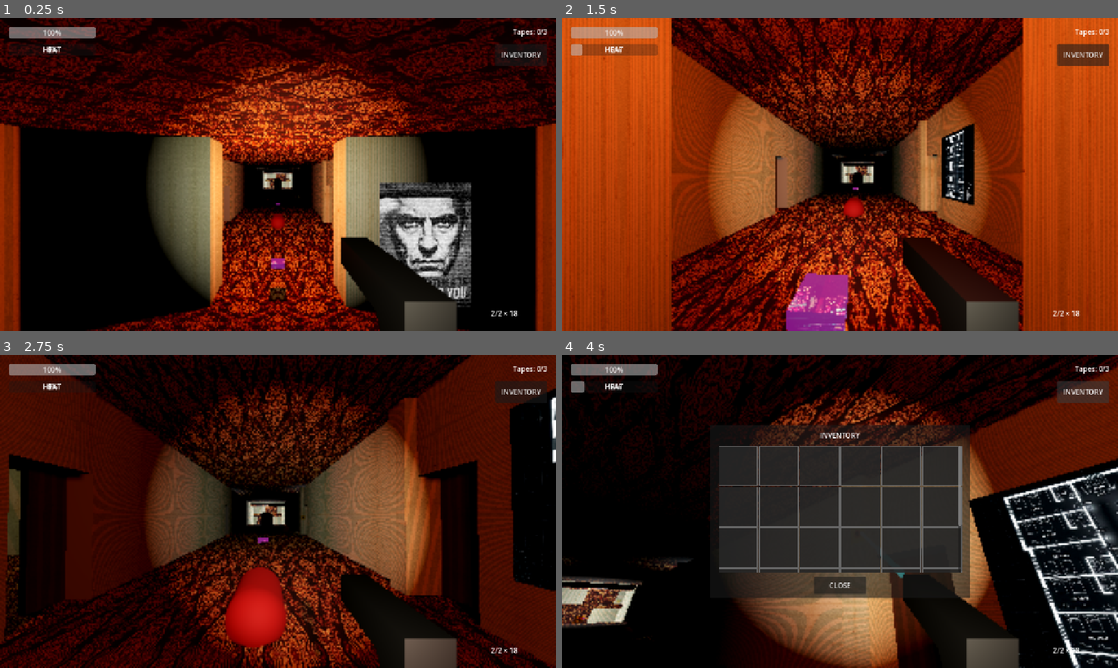
Above: before the commit, frames 1-4 (two rows, left to right).
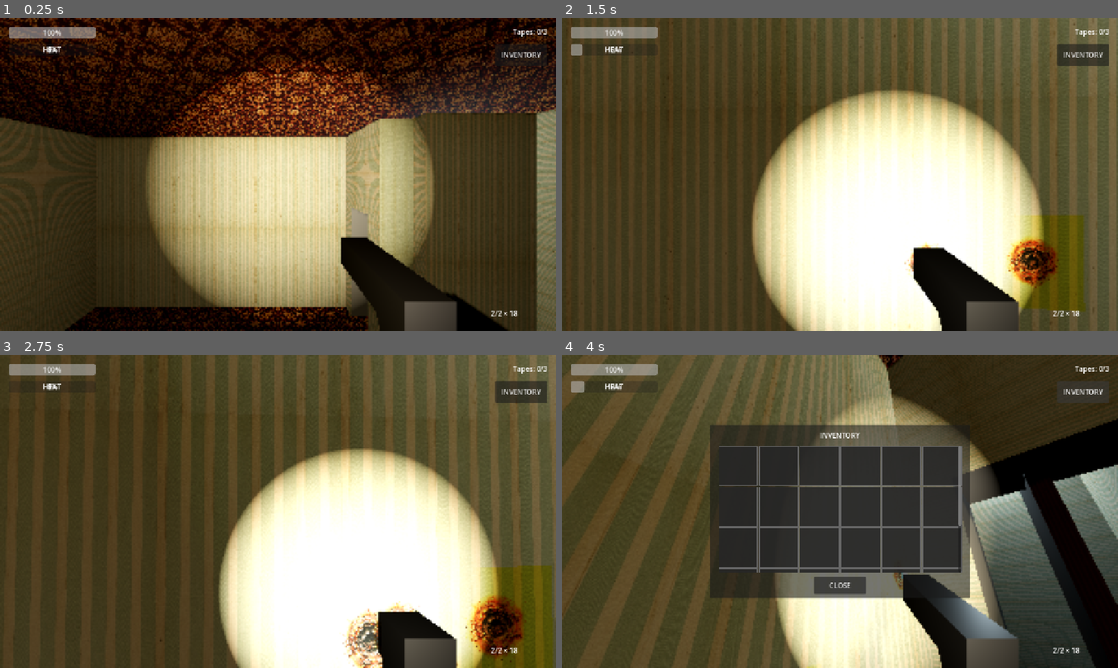
Above: after the commit, the same moments.

Repository: sergesvalov/alex_fight
Game: Godot game, scene res://scenes/levels/hotel_siberia/hotel_level.tscn
Two runs of this game, one before a commit and one after it. Both use one fixed random seed, a clock stepped at 60 frames per second and the inputs below.
Inputs (mouse positions are in pixels of both pictures, inside the frame that each line leads up to):
- Up to frame 1 (0.25 s): no input
- Up to frame 2 (1.5 s): move the mouse to (867, 174) at 0.52 s; hold Up (ui_up) from 0.53 s (still down); click (867, 174) at 0.6 s; move the mouse to (812, 174) at 1.27 s; click (812, 174) at 1.35 s
- Up to frame 3 (2.75 s): keep holding Up (ui_up); move the mouse to (289, 505) at 2.02 s; click (289, 505) at 2.1 s
- Up to frame 4 (4 s): move the mouse to (834, 517) at 2.77 s; click (834, 517) at 2.85 s; release Up (ui_up) at 3.5 s; click "INVENTORY" at 3.5 s

The runs differ from the first frame. In frame 1, 79% of the frame differs, in the area x 0-100%, y 0-100%; in frame 2, 98%; in frame 3, 94%; in frame 4, 74%.

Commit message:
Update hotel map geometry to 4th floor

Diff:
--- a/scenes/levels/hotel_siberia/hotel_level.tscn
+++ b/scenes/levels/hotel_siberia/hotel_level.tscn
@@ -187,7 +187,7 @@
 mesh = SubResource("BoxMesh_wall")
 
 [node name="CorridorFloor" type="StaticBody3D" parent="NavigationRegion3D/HotelGeometry"]
-transform = Transform3D(1, 0, 0, 0, 1, 0, 0, 0, 1, 0, 0, -25)
+transform = Transform3D(1, 0, 0, 0, 1, 0, 0, 0, 1, 0, 0, -45)
 collision_layer = 2
 
 [node name="CollisionShape3D" type="CollisionShape3D" parent="NavigationRegion3D/HotelGeometry/CorridorFloor"]
@@ -197,7 +197,7 @@
 mesh = SubResource("BoxMesh_corridor_floor")
 
 [node name="CorridorCeiling" type="StaticBody3D" parent="NavigationRegion3D/HotelGeometry"]
-transform = Transform3D(1, 0, 0, 0, 1, 0, 0, 0, 1, 0, 4.25, -25)
+transform = Transform3D(1, 0, 0, 0, 1, 0, 0, 0, 1, 0, 4.25, -45)
 collision_layer = 2
 
 [node name="CollisionShape3D" type="CollisionShape3D" parent="NavigationRegion3D/HotelGeometry/CorridorCeiling"]
@@ -205,63 +205,6 @@
 
 [node name="MeshInstance3D" type="MeshInstance3D" parent="NavigationRegion3D/HotelGeometry/CorridorCeiling"]
 mesh = SubResource("BoxMesh_corridor_floor")
-
-
-[node name="CorrWallW1" type="CSGBox3D" parent="NavigationRegion3D/HotelGeometry"]
-transform = Transform3D(1, 0, 0, 0, 1, 0, 0, 0, 1, -3.5, 2, -8)
-use_collision = true
-collision_layer = 2
-size = Vector3(1, 4, 6)
-material = SubResource("StandardMaterial3D_wall")
-
-[node name="CorrWallW2" type="CSGBox3D" parent="NavigationRegion3D/HotelGeometry"]
-transform = Transform3D(1, 0, 0, 0, 1, 0, 0, 0, 1, -3.5, 2, -18.75)
-use_collision = true
-collision_layer = 2
-size = Vector3(1, 4, 9.5)
-material = SubResource("StandardMaterial3D_wall")
-
-[node name="CorrWallW3" type="CSGBox3D" parent="NavigationRegion3D/HotelGeometry"]
-transform = Transform3D(1, 0, 0, 0, 1, 0, 0, 0, 1, -3.5, 2, -31.25)
-use_collision = true
-collision_layer = 2
-size = Vector3(1, 4, 9.5)
-material = SubResource("StandardMaterial3D_wall")
-
-[node name="CorrWallW4" type="CSGBox3D" parent="NavigationRegion3D/HotelGeometry"]
-transform = Transform3D(1, 0, 0, 0, 1, 0, 0, 0, 1, -3.5, 2, -42)
-use_collision = true
-collision_layer = 2
-size = Vector3(1, 4, 6)
-material = SubResource("StandardMaterial3D_wall")
-
-[node name="CorrWallE1" type="CSGBox3D" parent="NavigationRegion3D/HotelGeometry"]
-transform = Transform3D(1, 0, 0, 0, 1, 0, 0, 0, 1, 3.5, 2, -8)
-use_collision = true
-collision_layer = 2
-size = Vector3(1, 4, 6)
-material = SubResource("StandardMaterial3D_wall")
-
-[node name="CorrWallE2" type="CSGBox3D" parent="NavigationRegion3D/HotelGeometry"]
-transform = Transform3D(1, 0, 0, 0, 1, 0, 0, 0, 1, 3.5, 2, -18.75)
-use_collision = true
-collision_layer = 2
-size = Vector3(1, 4, 9.5)
-material = SubResource("StandardMaterial3D_wall")
-
-[node name="CorrWallE3" type="CSGBox3D" parent="NavigationRegion3D/HotelGeometry"]
-transform = Transform3D(1, 0, 0, 0, 1, 0, 0, 0, 1, 3.5, 2, -31.25)
-use_collision = true
-collision_layer = 2
-size = Vector3(1, 4, 9.5)
-material = SubResource("StandardMaterial3D_wall")
-
-[node name="CorrWallE4" type="CSGBox3D" parent="NavigationRegion3D/HotelGeometry"]
-transform = Transform3D(1, 0, 0, 0, 1, 0, 0, 0, 1, 3.5, 2, -39.75)
-use_collision = true
-collision_layer = 2
-size = Vector3(1, 4, 1.5)
-material = SubResource("StandardMaterial3D_wall")
 
 
 [node name="SideCorridorFloor" type="CSGBox3D" parent="NavigationRegion3D/HotelGeometry"]
@@ -329,26 +272,173 @@
 omni_range = 8.0
 
 
+[node name="Stairwell" parent="NavigationRegion3D/HotelGeometry" instance=ExtResource("stairwell")]
+transform = Transform3D(1, 0, 0, 0, 1, 0, 0, 0, 1, 0, 0, -45)
+
+[node name="CorrWallW1" type="CSGBox3D" parent="NavigationRegion3D/HotelGeometry"]
+transform = Transform3D(1, 0, 0, 0, 1, 0, 0, 0, 1, -3.5, 2, -8)
+use_collision = true
+collision_layer = 2
+size = Vector3(1, 4, 6)
+material = SubResource("StandardMaterial3D_wall")
+
+[node name="CorrWallW2" type="CSGBox3D" parent="NavigationRegion3D/HotelGeometry"]
+transform = Transform3D(1, 0, 0, 0, 1, 0, 0, 0, 1, -3.5, 2, -18.25)
+use_collision = true
+collision_layer = 2
+size = Vector3(1, 4, 10.5)
+material = SubResource("StandardMaterial3D_wall")
+
+[node name="CorrWallW3" type="CSGBox3D" parent="NavigationRegion3D/HotelGeometry"]
+transform = Transform3D(1, 0, 0, 0, 1, 0, 0, 0, 1, -3.5, 2, -30.75)
+use_collision = true
+collision_layer = 2
+size = Vector3(1, 4, 10.5)
+material = SubResource("StandardMaterial3D_wall")
+
+[node name="CorrWallW4" type="CSGBox3D" parent="NavigationRegion3D/HotelGeometry"]
+transform = Transform3D(1, 0, 0, 0, 1, 0, 0, 0, 1, -3.5, 2, -43.25)
+use_collision = true
+collision_layer = 2
+size = Vector3(1, 4, 10.5)
+material = SubResource("StandardMaterial3D_wall")
+
+[node name="CorrWallW5" type="CSGBox3D" parent="NavigationRegion3D/HotelGeometry"]
+transform = Transform3D(1, 0, 0, 0, 1, 0, 0, 0, 1, -3.5, 2, -55.75)
+use_collision = true
+collision_layer = 2
+size = Vector3(1, 4, 10.5)
+material = SubResource("StandardMaterial3D_wall")
+
+[node name="CorrWallW6" type="CSGBox3D" parent="NavigationRegion3D/HotelGeometry"]
+transform = Transform3D(1, 0, 0, 0, 1, 0, 0, 0, 1, -3.5, 2, -68.25)
+use_collision = true
+collision_layer = 2
+size = Vector3(1, 4, 10.5)
+material = SubResource("StandardMaterial3D_wall")
+
+[node name="CorrWallW7" type="CSGBox3D" parent="NavigationRegion3D/HotelGeometry"]
+transform = Transform3D(1, 0, 0, 0, 1, 0, 0, 0, 1, -3.5, 2, -80.25)
+use_collision = true
+collision_layer = 2
+size = Vector3(1, 4, 9.5)
+material = SubResource("StandardMaterial3D_wall")
+
+[node name="CorrWallE1" type="CSGBox3D" parent="NavigationRegion3D/HotelGeometry"]
+transform = Transform3D(1, 0, 0, 0, 1, 0, 0, 0, 1, 3.5, 2, -7.5)
+use_collision = true
+collision_layer = 2
+size = Vector3(1, 4, 5)
+material = SubResource("StandardMaterial3D_wall")
+
+[node name="CorrWallE2" type="CSGBox3D" parent="NavigationRegion3D/HotelGeometry"]
+transform = Transform3D(1, 0, 0, 0, 1, 0, 0, 0, 1, 3.5, 2, -15)
+use_collision = true
+collision_layer = 2
+size = Vector3(1, 4, 6)
+material = SubResource("StandardMaterial3D_wall")
+
+[node name="CorrWallE3" type="CSGBox3D" parent="NavigationRegion3D/HotelGeometry"]
+transform = Transform3D(1, 0, 0, 0, 1, 0, 0, 0, 1, 3.5, 2, -23)
+use_collision = true
+collision_layer = 2
+size = Vector3(1, 4, 6)
+material = SubResource("StandardMaterial3D_wall")
+
+[node name="CorrWallE4" type="CSGBox3D" parent="NavigationRegion3D/HotelGeometry"]
+transform = Transform3D(1, 0, 0, 0, 1, 0, 0, 0, 1, 3.5, 2, -31)
+use_collision = true
+collision_layer = 2
+size = Vector3(1, 4, 6)
+material = SubResource("StandardMaterial3D_wall")
+
+[node name="CorrWallE5" type="CSGBox3D" parent="NavigationRegion3D/HotelGeometry"]
+transform = Transform3D(1, 0, 0, 0, 1, 0, 0, 0, 1, 3.5, 2, -39)
+use_collision = true
+collision_layer = 2
+size = Vector3(1, 4, 6)
+material = SubResource("StandardMaterial3D_wall")
+
+[node name="CorrWallE6" type="CSGBox3D" parent="NavigationRegion3D/HotelGeometry"]
+transform = Transform3D(1, 0, 0, 0, 1, 0, 0, 0, 1, 3.5, 2, -47)
+use_collision = true
+collision_layer = 2
+size = Vector3(1, 4, 6)
+material = SubResource("StandardMaterial3D_wall")
+
+[node name="CorrWallE7" type="CSGBox3D" parent="NavigationRegion3D/HotelGeometry"]
+transform = Transform3D(1, 0, 0, 0, 1, 0, 0, 0, 1, 3.5, 2, -55)
+use_collision = true
+collision_layer = 2
+size = Vector3(1, 4, 6)
+material = SubResource("StandardMaterial3D_wall")
+
+[node name="CorrWallE8" type="CSGBox3D" parent="NavigationRegion3D/HotelGeometry"]
+transform = Transform3D(1, 0, 0, 0, 1, 0, 0, 0, 1, 3.5, 2, -63)
+use_collision = true
+collision_layer = 2
+size = Vector3(1, 4, 6)
+material = SubResource("StandardMaterial3D_wall")
+
+[node name="CorrWallE9" type="CSGBox3D" parent="NavigationRegion3D/HotelGeometry"]
+transform = Transform3D(1, 0, 0, 0, 1, 0, 0, 0, 1, 3.5, 2, -71)
+use_collision = true
+collision_layer = 2
+size = Vector3(1, 4, 6)
+material = SubResource("StandardMaterial3D_wall")
+
+[node name="CorrWallE10" type="CSGBox3D" parent="NavigationRegion3D/HotelGeometry"]
+transform = Transform3D(1, 0, 0, 0, 1, 0, 0, 0, 1, 3.5, 2, -80.5)
+use_collision = true
+collision_layer = 2
+size = Vector3(1, 4, 9)
+material = SubResource("StandardMaterial3D_wall")
+
 [node name="DoubleRoomL1" parent="NavigationRegion3D/HotelGeometry" instance=ExtResource("double_room")]
 transform = Transform3D(1, 0, 0, 0, 1, 0, 0, 0, 1, -7.5, 0, -12.5)
 
 [node name="DoubleRoomL2" parent="NavigationRegion3D/HotelGeometry" instance=ExtResource("double_room")]
-transform = Transform3D(1, 0, 0, 0, 1, 0, 0, 0, 1, -7.5, 0, -25.0)
+transform = Transform3D(1, 0, 0, 0, 1, 0, 0, 0, 1, -7.5, 0, -25)
 
 [node name="DoubleRoomL3" parent="NavigationRegion3D/HotelGeometry" instance=ExtResource("double_room")]
 transform = Transform3D(1, 0, 0, 0, 1, 0, 0, 0, 1, -7.5, 0, -37.5)
 
+[node name="DoubleRoomL4" parent="NavigationRegion3D/HotelGeometry" instance=ExtResource("double_room")]
+transform = Transform3D(1, 0, 0, 0, 1, 0, 0, 0, 1, -7.5, 0, -50)
+
+[node name="DoubleRoomL5" parent="NavigationRegion3D/HotelGeometry" instance=ExtResource("double_room")]
+transform = Transform3D(1, 0, 0, 0, 1, 0, 0, 0, 1, -7.5, 0, -62.5)
+
+[node name="DoubleRoomL6" parent="NavigationRegion3D/HotelGeometry" instance=ExtResource("double_room")]
+transform = Transform3D(1, 0, 0, 0, 1, 0, 0, 0, 1, -7.5, 0, -75)
+
 [node name="SingleRoomR1" parent="NavigationRegion3D/HotelGeometry" instance=ExtResource("single_room")]
-transform = Transform3D(1, 0, 0, 0, 1, 0, 0, 0, 1, 6.5, 0, -12.5)
+transform = Transform3D(1, 0, 0, 0, 1, 0, 0, 0, 1, 6.5, 0, -11)
 
 [node name="SingleRoomR2" parent="NavigationRegion3D/HotelGeometry" instance=ExtResource("single_room")]
-transform = Transform3D(1, 0, 0, 0, 1, 0, 0, 0, 1, 6.5, 0, -25.0)
+transform = Transform3D(1, 0, 0, 0, 1, 0, 0, 0, 1, 6.5, 0, -19)
 
 [node name="SingleRoomR3" parent="NavigationRegion3D/HotelGeometry" instance=ExtResource("single_room")]
-transform = Transform3D(1, 0, 0, 0, 1, 0, 0, 0, 1, 6.5, 0, -37.5)
-
-[node name="Stairwell" parent="NavigationRegion3D/HotelGeometry" instance=ExtResource("stairwell")]
-transform = Transform3D(1, 0, 0, 0, 1, 0, 0, 0, 1, 0, 0, -45)
+transform = Transform3D(1, 0, 0, 0, 1, 0, 0, 0, 1, 6.5, 0, -27)
+
+[node name="SingleRoomR4" parent="NavigationRegion3D/HotelGeometry" instance=ExtResource("single_room")]
+transform = Transform3D(1, 0, 0, 0, 1, 0, 0, 0, 1, 6.5, 0, -35)
+
+[node name="SingleRoomR5" parent="NavigationRegion3D/HotelGeometry" instance=ExtResource("single_room")]
+transform = Transform3D(1, 0, 0, 0, 1, 0, 0, 0, 1, 6.5, 0, -43)
+
+[node name="SingleRoomR6" parent="NavigationRegion3D/HotelGeometry" instance=ExtResource("single_room")]
+transform = Transform3D(1, 0, 0, 0, 1, 0, 0, 0, 1, 6.5, 0, -51)
+
+[node name="SingleRoomR7" parent="NavigationRegion3D/HotelGeometry" instance=ExtResource("single_room")]
+transform = Transform3D(1, 0, 0, 0, 1, 0, 0, 0, 1, 6.5, 0, -59)
+
+[node name="SingleRoomR8" parent="NavigationRegion3D/HotelGeometry" instance=ExtResource("single_room")]
+transform = Transform3D(1, 0, 0, 0, 1, 0, 0, 0, 1, 6.5, 0, -67)
+
+[node name="SingleRoomR9" parent="NavigationRegion3D/HotelGeometry" instance=ExtResource("single_room")]
+transform = Transform3D(1, 0, 0, 0, 1, 0, 0, 0, 1, 6.5, 0, -75)
+
 
 [node name="MapDecal" type="MeshInstance3D" parent="NavigationRegion3D/HotelGeometry"]
 transform = Transform3D(-4.37114e-08, 0, -1, 0, 1, 0, 1, 0, -4.37114e-08, 2.99, 2, -10)
@@ -365,15 +455,15 @@
 
 
 [node name="VhsTape_1" parent="InteractableObjects" instance=ExtResource("3_tape")]
-transform = Transform3D(1, 0, 0, 0, 1, 0, 0, 0, 1, 0, 1, -5)
+transform = Transform3D(1, 0, 0, 0, 1, 0, 0, 0, 1, -9.0, 1, -70.5)
 tape_id = 0
 
 [node name="VhsTape_2" parent="InteractableObjects" instance=ExtResource("3_tape")]
-transform = Transform3D(1, 0, 0, 0, 1, 0, 0, 0, 1, 0, 1, -15)
+transform = Transform3D(1, 0, 0, 0, 1, 0, 0, 0, 1, 0, 1, -40)
 tape_id = 1
 
 [node name="VhsTape_3" parent="InteractableObjects" instance=ExtResource("3_tape")]
-transform = Transform3D(1, 0, 0, 0, 1, 0, 0, 0, 1, 0, 1, -35)
+transform = Transform3D(1, 0, 0, 0, 1, 0, 0, 0, 1, 3, 1, -80)
 tape_id = 2
 
 [node name="DeadBody_1" parent="InteractableObjects" instance=ExtResource("dead_body")]
@@ -390,22 +480,22 @@
 [node name="PatrolPoints" type="Node3D" parent="Enemies"]
 
 [node name="Point1" type="Marker3D" parent="Enemies/PatrolPoints"]
-transform = Transform3D(1, 0, 0, 0, 1, 0, 0, 0, 1, 0, 0, -10)
+transform = Transform3D(1, 0, 0, 0, 1, 0, 0, 0, 1, 0, 0, -20)
 
 [node name="Point2" type="Marker3D" parent="Enemies/PatrolPoints"]
-transform = Transform3D(1, 0, 0, 0, 1, 0, 0, 0, 1, 0, 0, -25)
+transform = Transform3D(1, 0, 0, 0, 1, 0, 0, 0, 1, 0, 0, -40)
 
 [node name="Point3" type="Marker3D" parent="Enemies/PatrolPoints"]
-transform = Transform3D(1, 0, 0, 0, 1, 0, 0, 0, 1, 0, 0, -40)
+transform = Transform3D(1, 0, 0, 0, 1, 0, 0, 0, 1, 0, 0, -60)
 
 [node name="Point4" type="Marker3D" parent="Enemies/PatrolPoints"]
-transform = Transform3D(1, 0, 0, 0, 1, 0, 0, 0, 1, 0, 0, -20)
+transform = Transform3D(1, 0, 0, 0, 1, 0, 0, 0, 1, 0, 0, -80)
 
 [node name="Cerberus" parent="Enemies" node_paths=PackedStringArray("patrol_points") instance=ExtResource("7_cerb")]
-transform = Transform3D(1, 0, 0, 0, 1, 0, 0, 0, 1, 0, 1, -30)
+transform = Transform3D(1, 0, 0, 0, 1, 0, 0, 0, 1, 0, 1, -80)
 patrol_points = [NodePath("../PatrolPoints/Point1"), NodePath("../PatrolPoints/Point2"), NodePath("../PatrolPoints/Point3"), NodePath("../PatrolPoints/Point4")]
 
 [node name="Player" parent="." instance=ExtResource("1_player")]
-transform = Transform3D(1, 0, 0, 0, 1, 0, 0, 0, 1, 0, 2, 0)
+transform = Transform3D(1, 0, 0, 0, 1, 0, 0, 0, 1, -7.5, 2, -75)
 
 [node name="HUD" parent="." instance=ExtResource("2_hud")]
Not shown, changed: GDD.md
Not shown, added: patch_level.py
